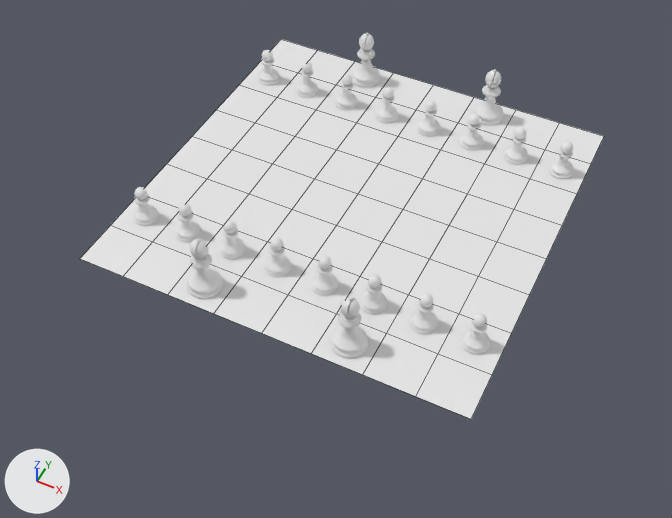
A saved change to the Blender file ChessSet/Models/ChessScene.blend.
One viewpoint serves both versions: a camera (50 mm lens) standing at (0.344, -0.749, 0.8) and looking at (0.005, -0.071, -0.047). Lighting does not change. The marker at lower left points along +X, +Y and +Z. Mesh edges are drawn as thin lines on the coarser meshes. Materials are left out; every surface is plain grey.

The first picture shows 'Bishop', 'Bishop.001', 'Bishop.008', 'Bishop.009', 'Chess Board', 'Pawn.032', 'Pawn.033', 'Pawn.034', 'Pawn.035', 'Pawn.037', 'Pawn.038'.
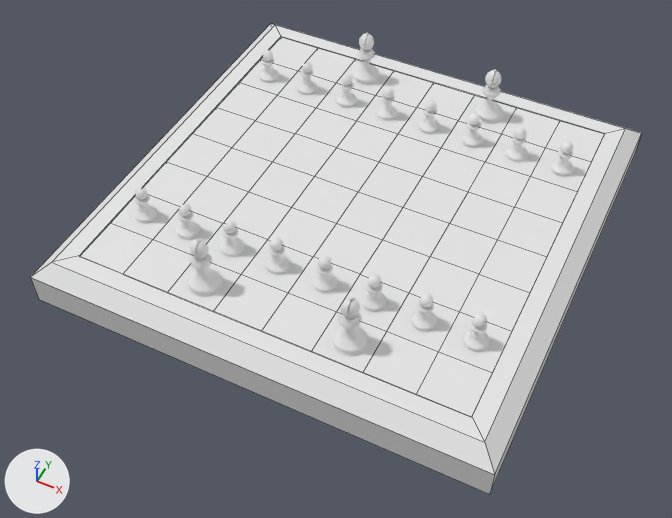
Boxes (x1, y1, x2, y2) around the edits, measured in the pictures (672 x 518 px):
'Chess Board', reshaped (16% wider, 24% taller): before (80, 39, 604, 419); after (31, 24, 641, 494)
part 1 of me_chess_board, added: after (31, 24, 641, 494)
part 2 of me_chess_board, built on: before (80, 39, 604, 419); after (80, 37, 604, 416)

Edits to the bpy script that builds the scene:
```text
Change me_chess_board:
    used by ob_chess_board; location = (0.0, 0.0, 0.0)
    remove me_chess_board.from_pydata(...)  # 144 vertices, 64 faces; spans x -0.24..0.24, y -0.24..0.24, z 0.0
    add me_chess_board.from_pydata(...)  # 190 vertices, 186 faces; spans x -0.281..0.281, y -0.281..0.281, z -0.051..0.005
    me_chess_board part 1: a new loose piece of 28 vertices spanning x -0.281..0.281, y -0.281..0.281, z -0.051..0.005
    me_chess_board part 2
    63 vertices are removed from x -0.24..0.24, y -0.24..0.24, z 0.0
    64 faces are deleted
    32 new vertices lie (0.0, 0.0, 0.004) away from vertices in x -0.24..0.24, y -0.24..0.24, z 0.0
    7 new vertices lie (0.0, 0.06, 0.0) away from vertices in x -0.18..0.18, y -0.24, z 0.004
    7 new vertices lie (0.0, -0.06, 0.0) away from vertices in x -0.18..0.18, y 0.24, z 0.004
    7 new vertices lie (0.0, -0.06, 0.0) away from vertices in x -0.18..0.18, y 0.18, z 0.004
    7 new vertices lie (0.0, -0.06, 0.0) away from vertices in x -0.18..0.18, y 0.12, z 0.004
    7 new vertices lie (0.0, -0.06, 0.0) away from vertices in x -0.18..0.18, y 0.06, z 0.004
    7 new vertices lie (0.0, -0.06, 0.0) away from vertices in x -0.18..0.18, y 0.0, z 0.004
    7 new vertices lie (0.0, -0.06, 0.0) away from vertices in x -0.18..0.18, y -0.06, z 0.004
    160 new faces join them
```
